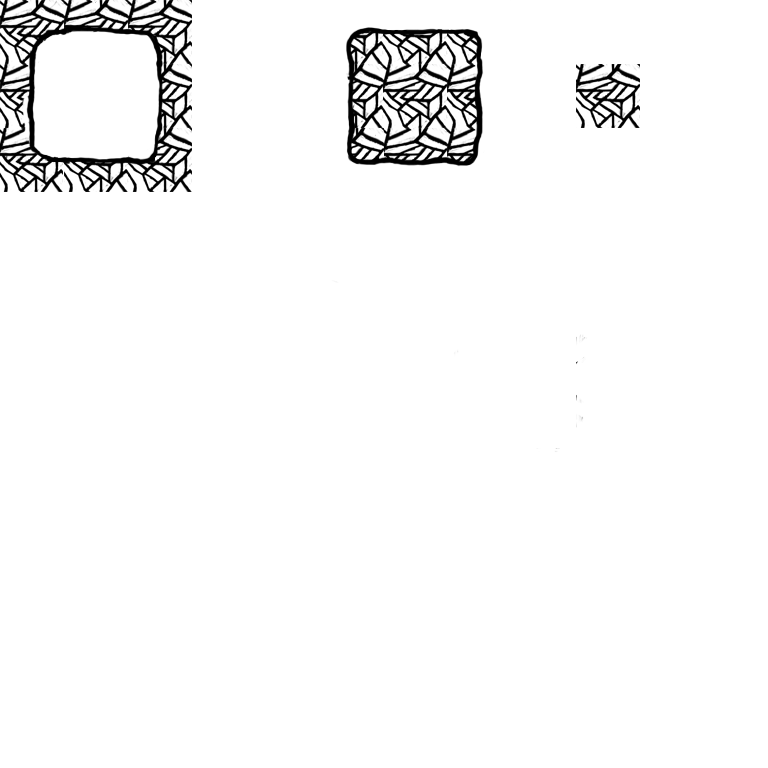
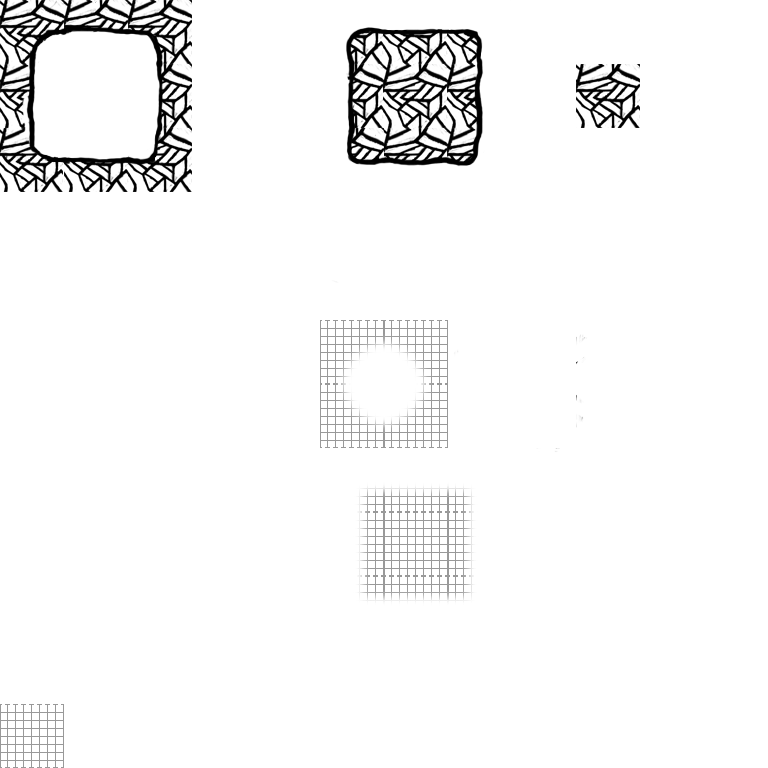
Comparing the layer stacks of the two w=768, h=768 images. Changes:
added layer "Layer 7" above "Lighting BK" over (356, 484, 476, 604)
added layer "Lighting" above "Grid" over (320, 320, 448, 448)
added group "Grid" (1st of 2) with 2 layers above "Ink" over (0, 704, 64, 768)
added layer "Grid" (2nd of 2, in "Grid") (40%) in group "Grid" over (0, 704, 64, 768)
added layer "Layer 6" in group "Grid" over (0, 704, 64, 768)
